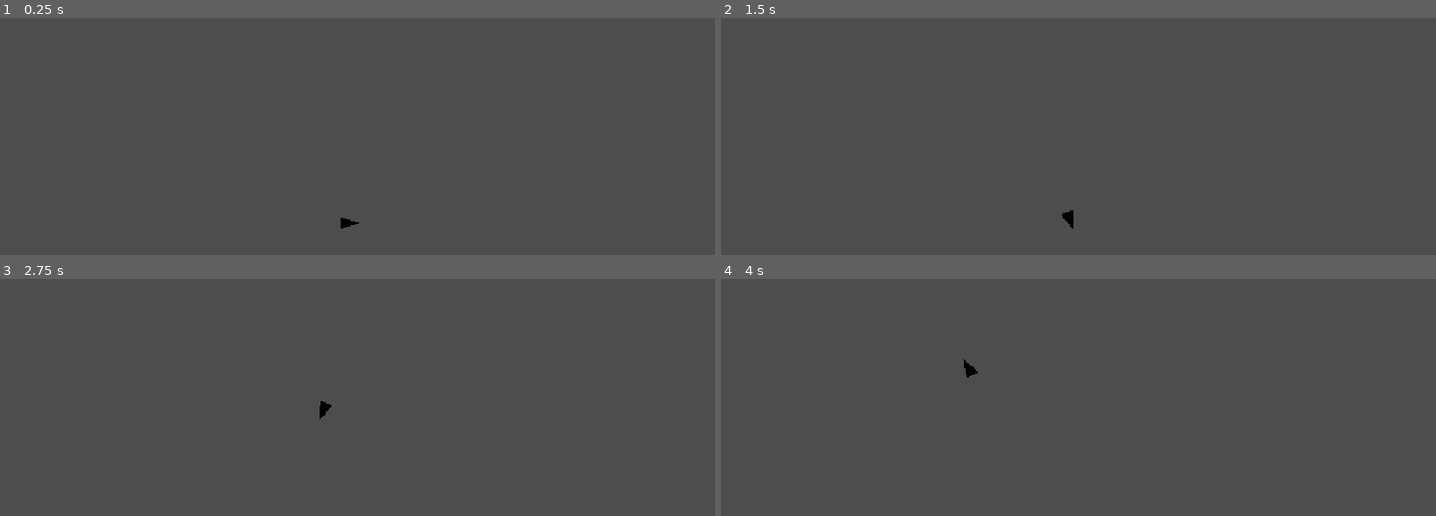
Above: before the commit, frames 1-4 (two rows, left to right).
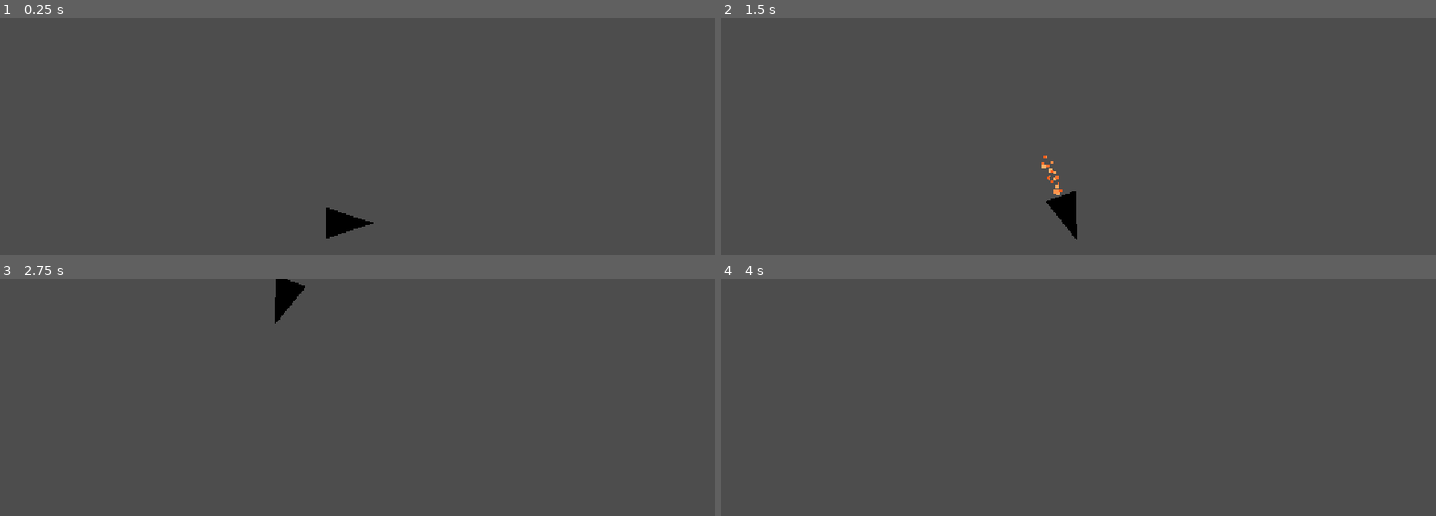
Above: after the commit, the same moments.

Repository: ProudFridge/Asteroids
Game: Godot game, scene res://scenes/game/game.tscn
Same seed, same stepped clock (60 frames per second), same inputs: the game is played once before the commit and once after it.
Inputs (mouse positions are in pixels of both pictures, inside the frame that each line leads up to):
- Up to frame 1 (0.25 s): no input
- Up to frame 2 (1.5 s): tap Enter at 0.5 s; move the mouse to (1228, 202) at 0.52 s; hold D (turn_right) 0.53-1.28 s; tap Alt at 0.6 s; click (1228, 202) at 0.67 s; move the mouse to (921, 243) at 1.27 s; hold S (backwards) from 1.28 s (still down); tap Shift at 1.35 s
- Up to frame 3 (2.75 s): move the mouse to (421, 392) at 2.02 s; release S (backwards) at 2.03 s; hold D (turn_right) from 2.03 s (still down); tap Alt at 2.1 s
- Up to frame 4 (4 s): move the mouse to (outside the picture) at 2.77 s; release D (turn_right) at 2.78 s; hold W (forwards) 2.78-3.53 s; tap Shift at 2.85 s; click (outside the picture) at 2.92 s; tap Space at 3.5 s; move the mouse to (outside the picture) at 3.52 s; hold A (turn_left) from 3.53 s (still down); tap Alt at 3.6 s

The runs differ from the first frame. In frame 1, 0.4% of the frame differs, in the area x 45-53%, y 80-94%; in frame 2, 0.5%; in frame 3, 0.5%, in the area x 38-47%, y 0-60%; in frame 4, less than 0.1%.

Commit message:
Add thruster particles

Diff:
--- a/player.gd
+++ b/player.gd
@@ -5,13 +5,16 @@
 var maxSpeed: float = INF
 const rotSpeed: float = 10
 
-@export var playerSize: Vector2 = Vector2(15, 30)
-
 var polygon: PackedVector2Array
 var viewportSize: Vector2
 
+@onready var thruster_particles: CPUParticles2D = $ThrusterParticles
+@export var playerSize: Vector2 = Vector2(15, 30)
+
 func _ready() -> void:
 	# Temp
+	thruster_particles.position.y = 0
+	thruster_particles.position.x = -playerSize.y / 2 - thruster_particles.emission_rect_extents.y / 2
 	position = get_viewport_rect().size / 2
 	viewportSize = get_viewport_rect().size
 	polygon = create_centered_triangle(playerSize.x, playerSize.y)
@@ -22,9 +25,11 @@
 	var rotDir : float = Input.get_axis("turn_left", "turn_right")
 
 	if direction:
+		thruster_particles.emitting = true
 		velocity += transform.x * direction * accel * delta
 		velocity.limit_length(maxSpeed)
-
+	else:
+		thruster_particles.emitting = false
 
 	rotation += rotDir * rotSpeed * delta
 
--- /dev/null
+++ b/scenes/game/camera_2d.gd
@@ -0,0 +1,6 @@
+extends Camera2D
+
+
+# Called when the node enters the scene tree for the first time.
+func _ready() -> void:
+	position = get_viewport_rect().size / 2
--- a/scenes/game/game.tscn
+++ b/scenes/game/game.tscn
@@ -1,7 +1,12 @@
 [gd_scene format=3 uid="uid://dobdvgut8dbsl"]
 
 [ext_resource type="PackedScene" uid="uid://s0kngucv0cnl" path="res://scenes/player/player.tscn" id="1_sul5r"]
+[ext_resource type="Script" uid="uid://5htph50fyjch" path="res://scenes/game/camera_2d.gd" id="2_7h61r"]
 
 [node name="Game" type="Node" unique_id=324886737]
 
+[node name="Camera2D" type="Camera2D" parent="." unique_id=863287189]
+zoom = Vector2(2.5, 2.5)
+script = ExtResource("2_7h61r")
+
 [node name="Player" parent="." unique_id=2088811554 instance=ExtResource("1_sul5r")]
--- a/scenes/player/player.tscn
+++ b/scenes/player/player.tscn
@@ -1,6 +1,22 @@
 [gd_scene format=3 uid="uid://s0kngucv0cnl"]
 
 [ext_resource type="Script" uid="uid://c22t4omm5wesk" path="res://player.gd" id="1_8afob"]
+
+[sub_resource type="ParticleProcessMaterial" id="ParticleProcessMaterial_2m7xh"]
+particle_flag_disable_z = true
+angle_min = -19.99999
+angle_max = 20.000011
+direction = Vector3(0, 1, 0)
+spread = 4.765
+initial_velocity_min = 69.89
+initial_velocity_max = 129.03
+
+[sub_resource type="Curve" id="Curve_8afob"]
+_data = [Vector2(0, 1), 0.0, 0.0, 0, 0, Vector2(1, 0), 0.0, 0.0, 0, 0]
+point_count = 2
+
+[sub_resource type="Gradient" id="Gradient_lvxji"]
+colors = PackedColorArray(1, 0.71500003, 0.43, 1, 1, 0.33349997, 0.06999999, 1)
 
 [node name="Player" type="CharacterBody2D" unique_id=2088811554]
 script = ExtResource("1_8afob")
@@ -8,3 +24,24 @@
 
 [node name="CollisionPolygon2D" type="CollisionPolygon2D" parent="." unique_id=945804275]
 polygon = PackedVector2Array(11, 0, -11, 0, 0, -40)
+
+[node name="GPUParticles2D" type="GPUParticles2D" parent="." unique_id=242029630]
+visible = false
+amount = 80
+process_material = SubResource("ParticleProcessMaterial_2m7xh")
+
+[node name="ThrusterParticles" type="CPUParticles2D" parent="." unique_id=1390780388]
+z_index = -1
+amount = 100
+emission_shape = 3
+emission_rect_extents = Vector2(3, 3)
+direction = Vector2(-1, 0)
+spread = 5.0
+gravity = Vector2(0, 0)
+initial_velocity_min = 120.0
+initial_velocity_max = 150.0
+linear_accel_min = -72.66
+linear_accel_max = -59.38
+scale_amount_max = 3.0
+scale_amount_curve = SubResource("Curve_8afob")
+color_initial_ramp = SubResource("Gradient_lvxji")
Not shown, added: scenes/game/camera_2d.gd.uid
